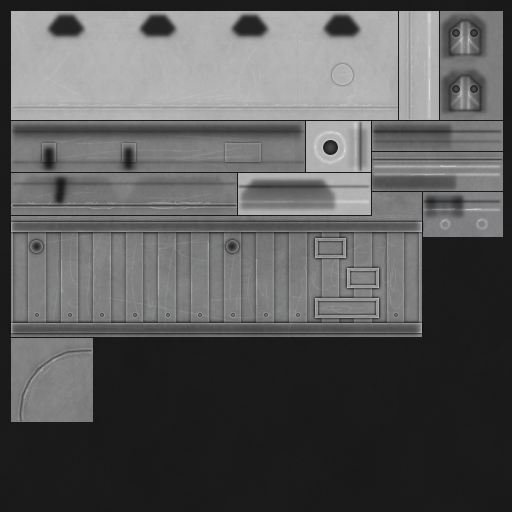
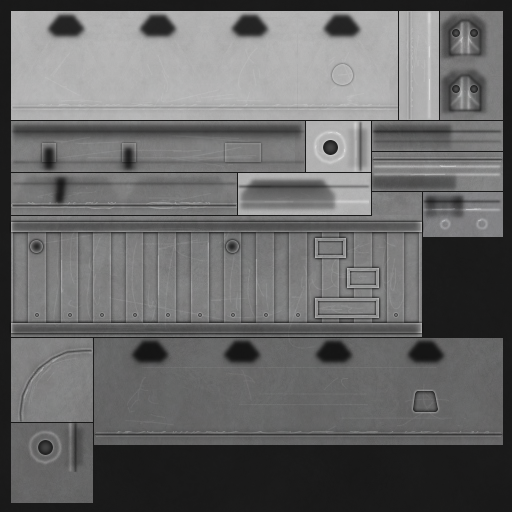
Layers edited between the first and the second 512 × 512 image:
painted on "a" over bbox(19, 338, 483, 474)
painted on "low 1" over bbox(72, 421, 79, 472)
painted on "high 1" over bbox(27, 420, 74, 472)
added layer "grey cam sink" above "av bolts sink" over bbox(38, 440, 53, 455)
painted on "b" (2nd of 3, in "b") over bbox(95, 434, 502, 436)
painted on "b higher" over bbox(115, 431, 490, 435)
painted on "b high" over bbox(95, 432, 502, 437)
painted on "GR 2" over bbox(125, 367, 466, 431)
painted on "gr 1" over bbox(96, 424, 503, 445)
painted on "b" (3rd of 3) over bbox(11, 338, 503, 503)
